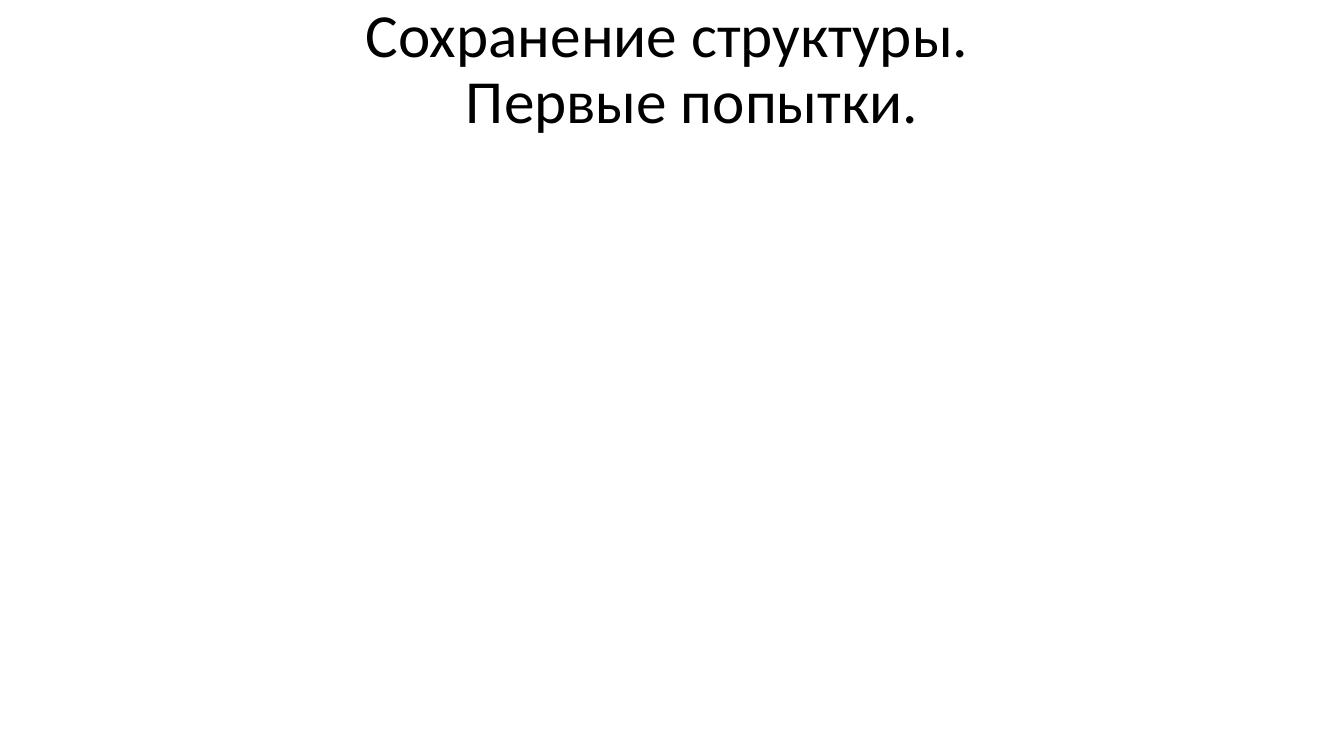
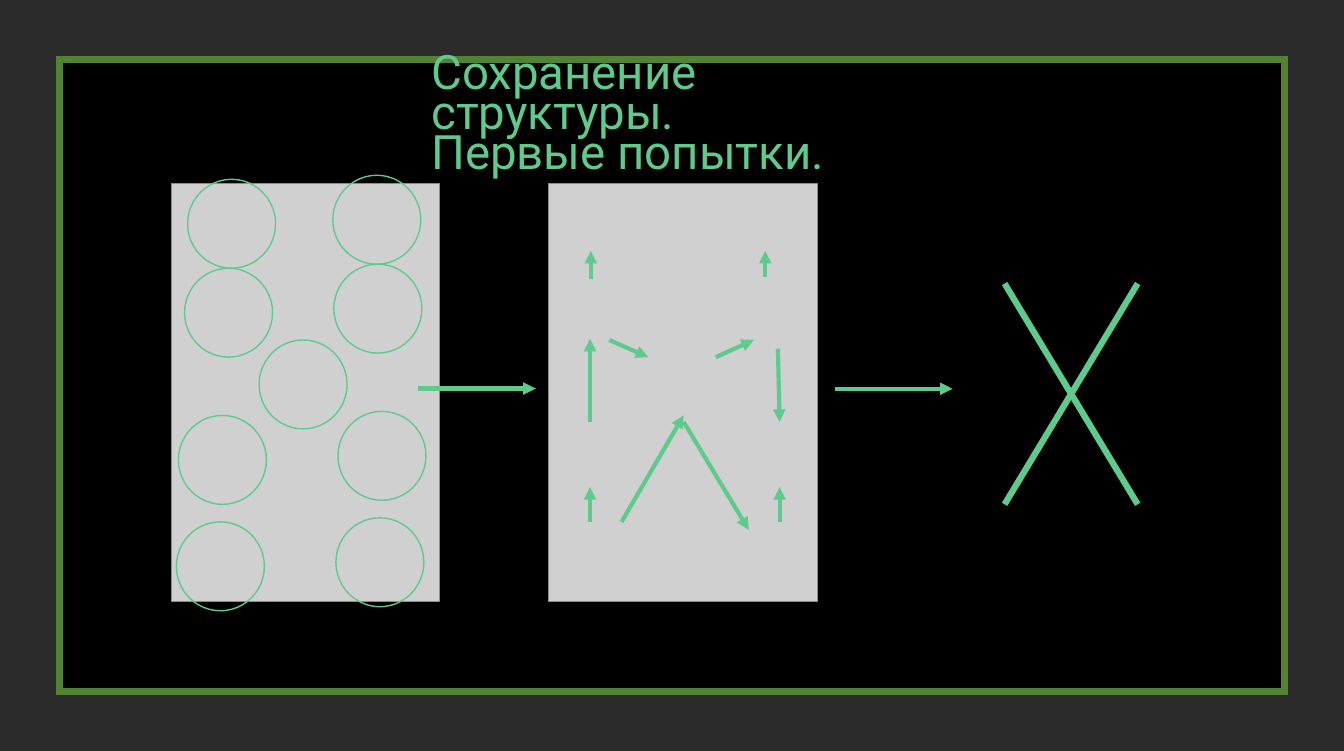
Before and after one commit to creativepix/Pygame_Logic_Functions, a slide deck: slide 11 of presentation.pptx (slide 10 before the commit). Drawn at 1344x751 pixels with LibreOffice and Linux fonts; fonts in the diff are those of the drawing; grey boxes stand for pictures; background and template pictures are left out; a plain dark background stands for a picture behind light text. Boxes give left, top, right and bottom in pixels: in the first picture for what was removed or moved away, otherwise in the second. Text is boxed around its words. In the diff, an @@ line names an element or a change of style, - is before the commit and + after.

Commit message:
Presentation update

```diff
--- a/presentation.pptx
+++ b/presentation.pptx
@@ background #FFFFFF to picture (left out) @@
@@ rectangle added at bbox=[59, 59, 1284, 692], fill #000000, outline #548235 5 pt @@
@@ text "Сохранение структуры. Первые попытки.": place and size @@
-text "Сохранение структуры. Первые попытки." at bbox=[366, 17, 968, 133]
+text "Сохранение структуры. Первые попытки." at bbox=[431, 55, 823, 179]
@@ text "Сохранение структуры. Первые попытки." at bbox=[431, 55, 823, 179]: size 43.9 to 34 pt, font Calibri to Roboto, text colour #000000 to #5ECA8C; line spacing 0.9 to 0.7 @@
@@ picture added at bbox=[172, 184, 440, 601] @@
@@ picture added at bbox=[549, 184, 817, 601] @@
@@ arrow added from (590, 279) to (590, 251), #5ECA8C 3 pt @@
@@ arrow added from (765, 276) to (765, 251), #5ECA8C 3 pt @@
@@ line added from (1005, 504) to (1137, 283), #5ECA8C 4.5 pt @@
@@ line added from (1137, 504) to (1005, 283), #5ECA8C 4.5 pt @@
@@ group added at bbox=[177, 176, 427, 611]: 9 ellipses @@
@@ arrow added from (590, 422) to (590, 338), #5ECA8C 3 pt @@
@@ arrow added from (609, 340) to (648, 357), #5ECA8C 3 pt @@
@@ arrow added from (716, 357) to (754, 340), #5ECA8C 3 pt @@
@@ arrow added from (778, 348) to (779, 422), #5ECA8C 3 pt @@
@@ arrow added from (419, 388) to (536, 388), #5ECA8C 3 pt @@
@@ arrow added from (835, 388) to (953, 388), #5ECA8C 3 pt @@
@@ arrow added from (621, 522) to (684, 416), #5ECA8C 3 pt @@
@@ arrow added from (684, 422) to (749, 530), #5ECA8C 3 pt @@
@@ arrow added from (590, 522) to (590, 487), #5ECA8C 3 pt @@
@@ arrow added from (779, 522) to (779, 487), #5ECA8C 3 pt @@
```
Also in this commit, not shown: 2 other slides changed, 3 slides added, 2 slides removed.
